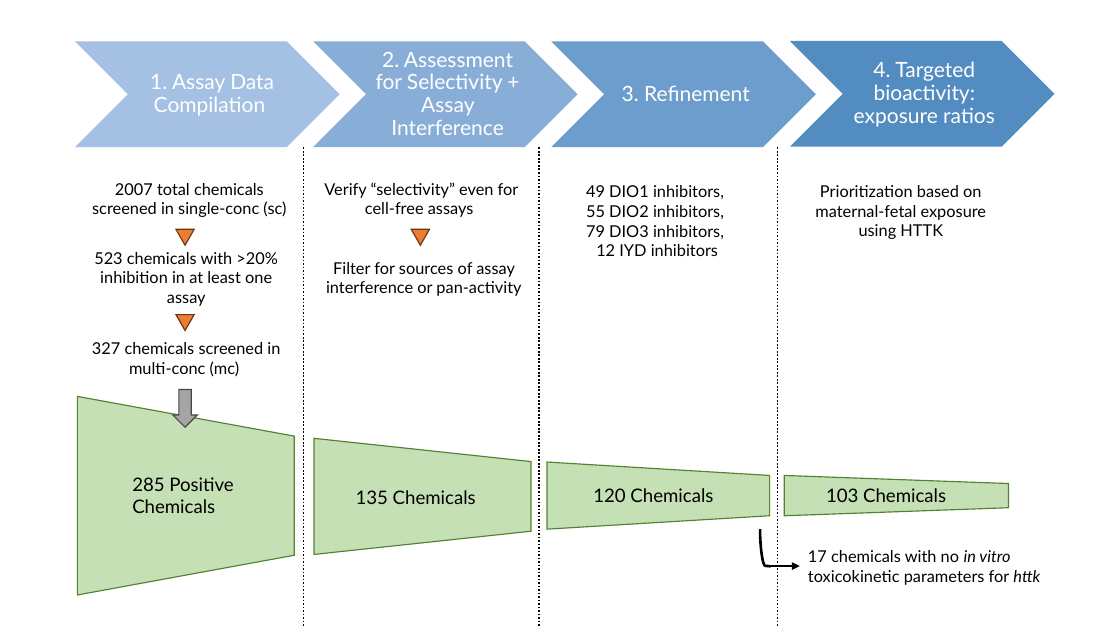
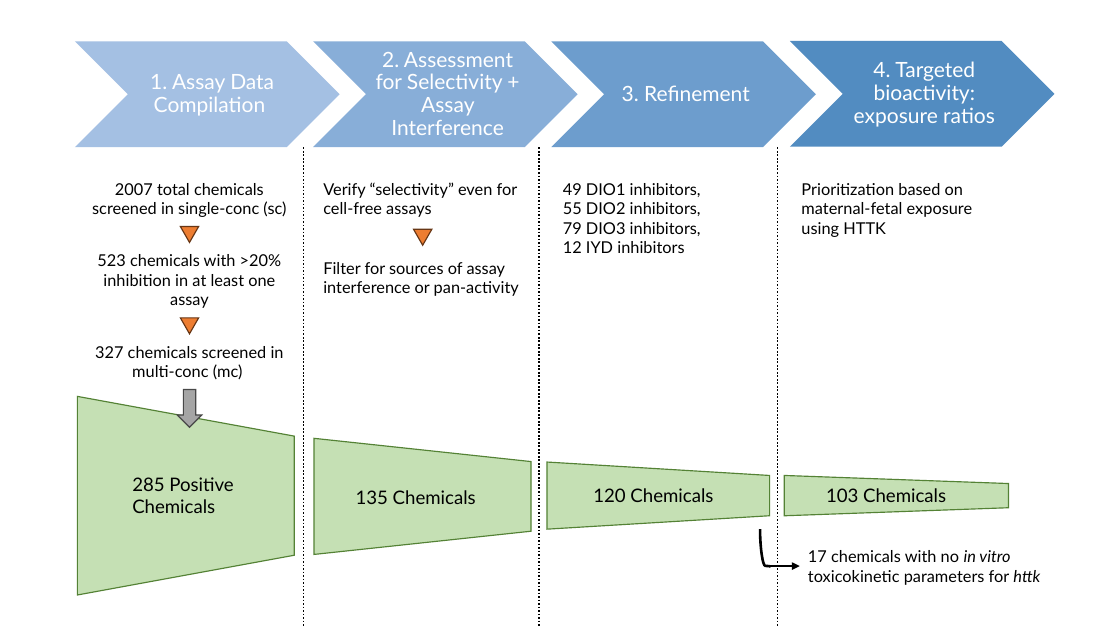
Before and after one commit to USEPA/CompTox-thyroid-httk, a slide deck: slide 1 of figures/fig1-workflow.pptx. Drawn at 1120x630 pixels with LibreOffice and Linux fonts; fonts in the diff are those of the drawing. Boxes give left, top, right and bottom in pixels: in the first picture for what was removed or moved away, otherwise in the second. Text is boxed around its words. In the diff, an @@ line names an element or a change of style, - is before the commit and + after.

```diff
--- a/figures/fig1-workflow.pptx
+++ b/figures/fig1-workflow.pptx
@@ alignment centre to left in 4 elements at [323, 182, 518, 217], [323, 262, 519, 296], [563, 183, 701, 253], [801, 183, 973, 237] @@
@@ 1 text, 1 down arrow, 1 triangle: place and size @@
-1 text, 1 down arrow, 1 triangle at [94, 229, 278, 428]
+1 text, 1 down arrow, 1 triangle at [97, 227, 282, 428]
@@ triangle: place and size @@
-triangle at [176, 315, 194, 331]
+triangle at [181, 318, 199, 334]
@@ text "327 chemicals screened in multi-conc ...": place and size @@
-text "327 chemicals screened in multi-conc ..." at [92, 342, 280, 377]
+text "327 chemicals screened in multi-conc ..." at [95, 346, 284, 379]
```
Also in this commit, not shown: 2 other files.
